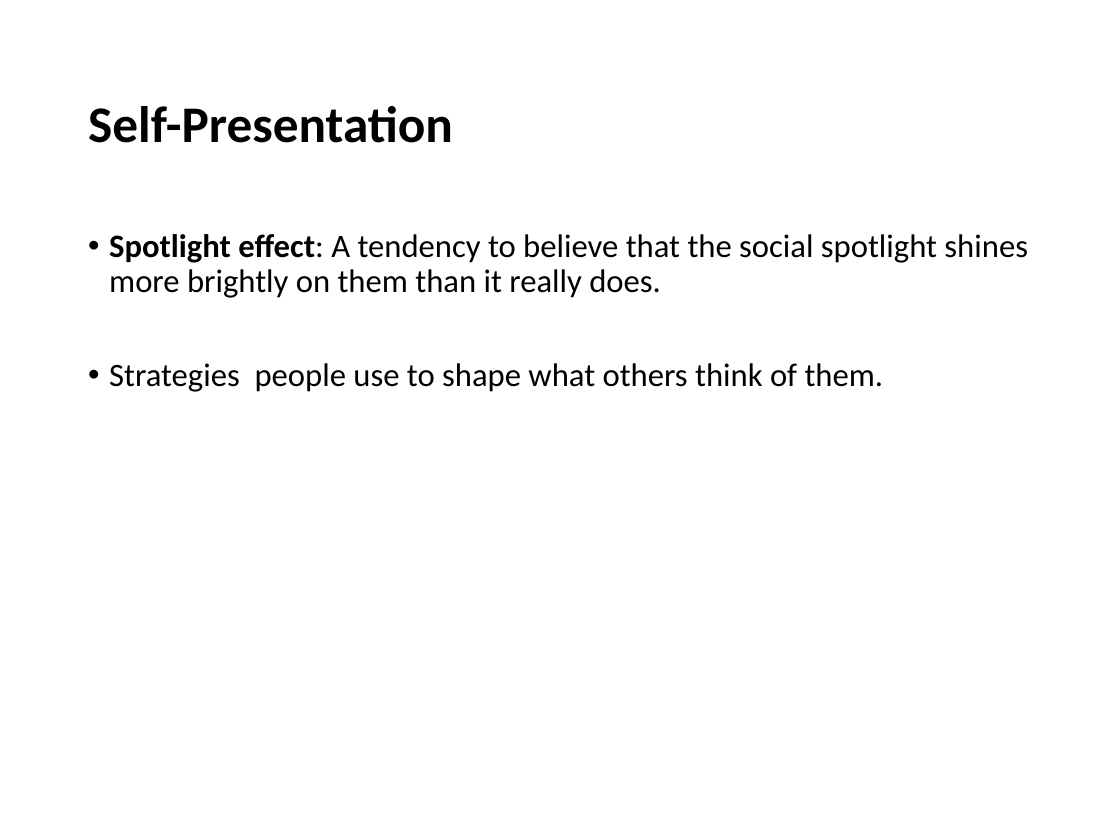
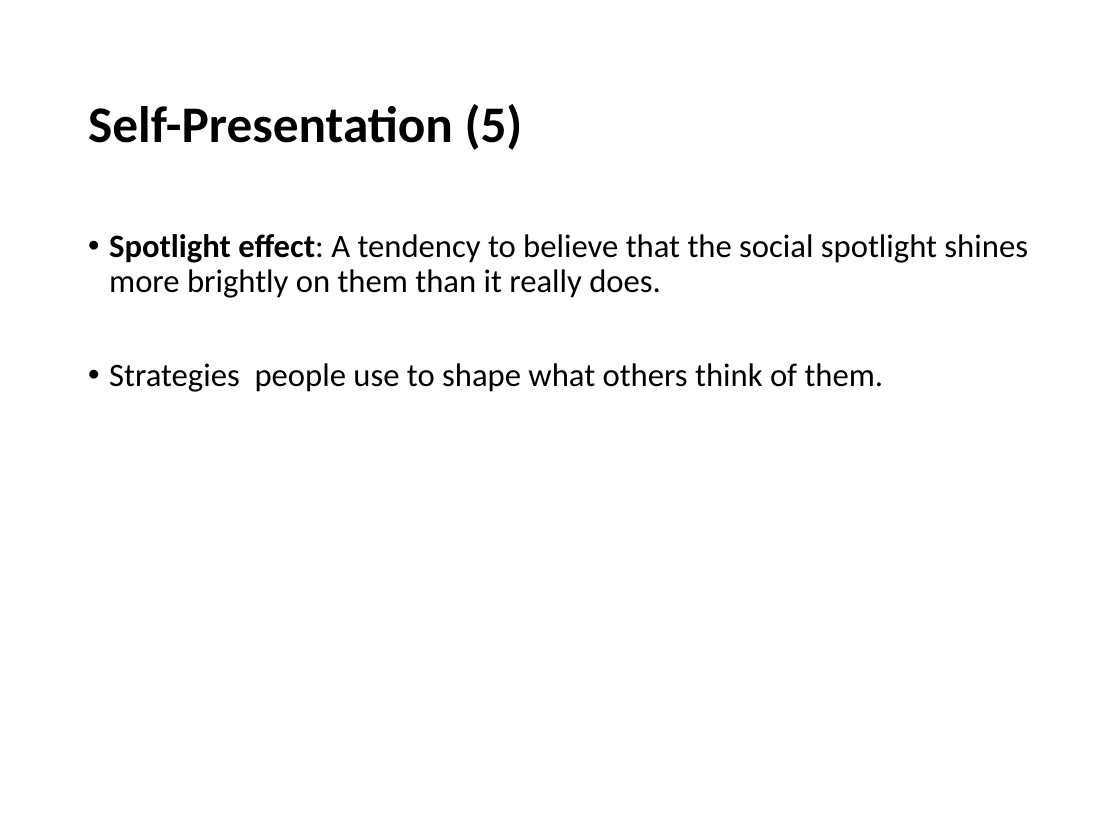
Before and after one commit to npm27/Teaching-Materials, a slide deck: slide 44 of Social Psych/Slides/4 The Social Self.pptx (slide 35 before the commit). Drawn at 1120x840 pixels with LibreOffice and Linux fonts; fonts in the diff are those of the drawing. Boxes give left, top, right and bottom in pixels: in the first picture for what was removed or moved away, otherwise in the second. Text is boxed around its words. In the diff, an @@ line names an element or a change of style, - is before the commit and + after.

```diff
--- a/Social Psych/Slides/4 The Social Self.pptx
+++ b/Social Psych/Slides/4 The Social Self.pptx
@@ title at (x1=88, y1=104, x2=523, y2=150): text changed @@
-Self-Presentation
+Self-Presentation (5)
```
Also in this commit, not shown: 5 other slides changed, 8 slides added, 2 slides removed, 1 other file.
